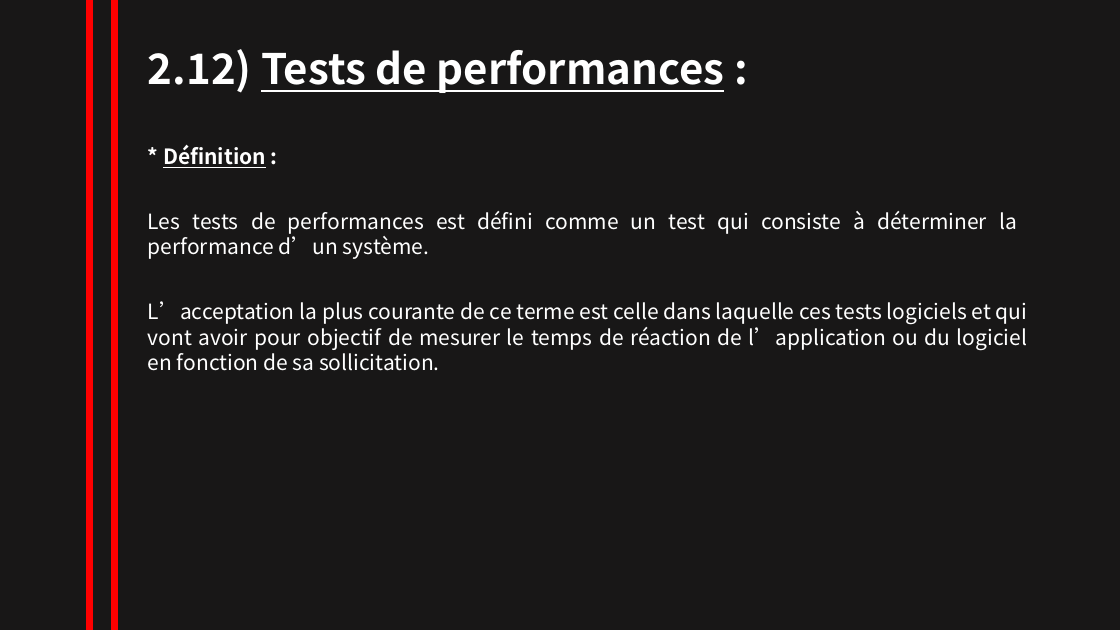
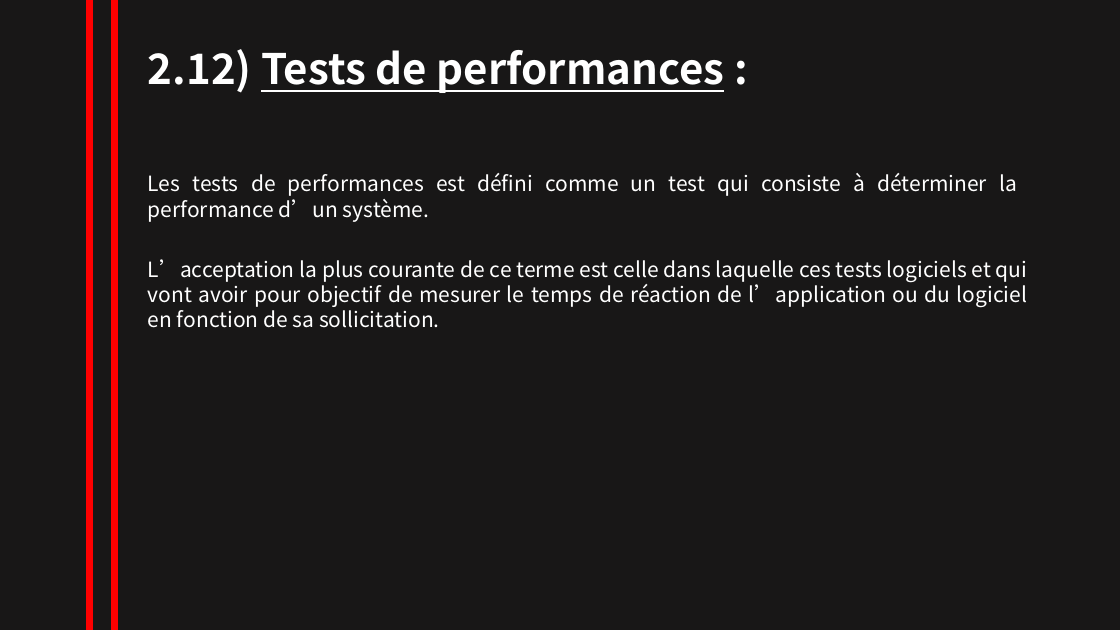
Before and after one commit to NesrineZitouni11/nesrine_zitouni, a slide deck: slide 23 of TRAVAUX/powerpointRevisionISTQB.pptx. Drawn at 1120x630 pixels with LibreOffice and Linux fonts; fonts in the diff are those of the drawing. Boxes give left, top, right and bottom in pixels: in the first picture for what was removed or moved away, otherwise in the second. Text is boxed around its words. In the diff, an @@ line names an element or a change of style, - is before the commit and + after.

```diff
--- a/TRAVAUX/powerpointRevisionISTQB.pptx
+++ b/TRAVAUX/powerpointRevisionISTQB.pptx
@@ text removed at (163,145,266,168) @@
-* Définition :
@@ text "Les tests de performances est ...": place and size @@
-text "Les tests de performances est ..." at (148,211,1017,259)
+text "Les tests de performances est ..." at (148,173,1017,222)
@@ text "L’acceptation la plus courante de ...": place and size @@
-text "L’acceptation la plus courante de ..." at (148,301,1028,371)
+text "L’acceptation la plus courante de ..." at (148,259,1028,328)
```
Also in this commit, not shown: 11 other slides changed, 6 slides added, 1 slide removed.
